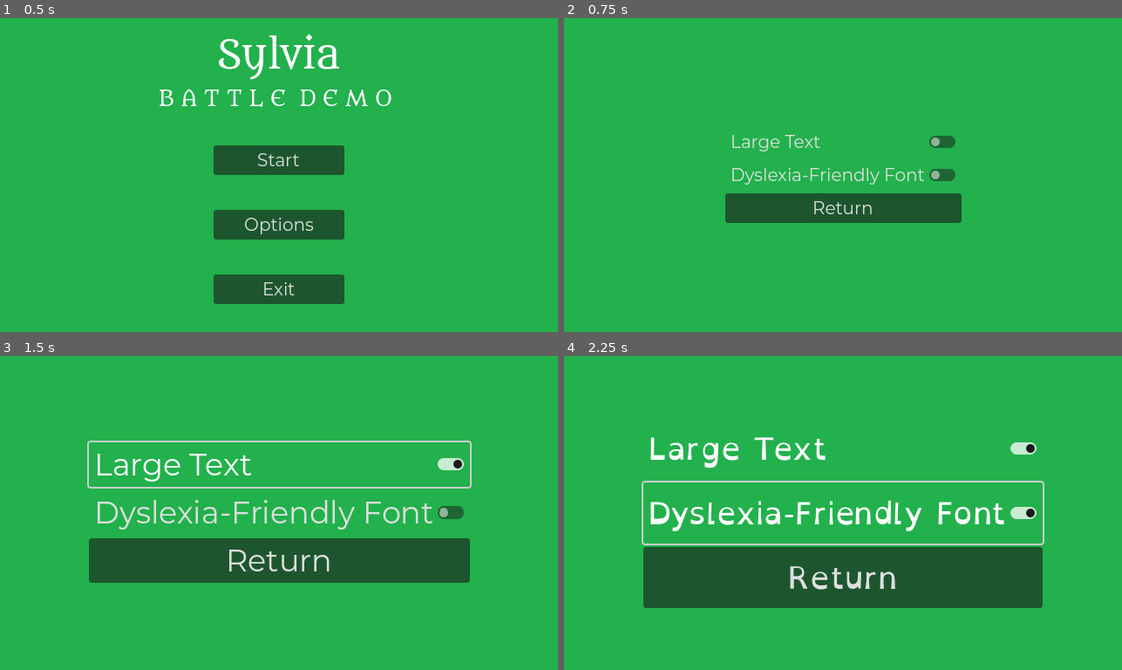
Above: before the commit, frames 1-4 (two rows, left to right).
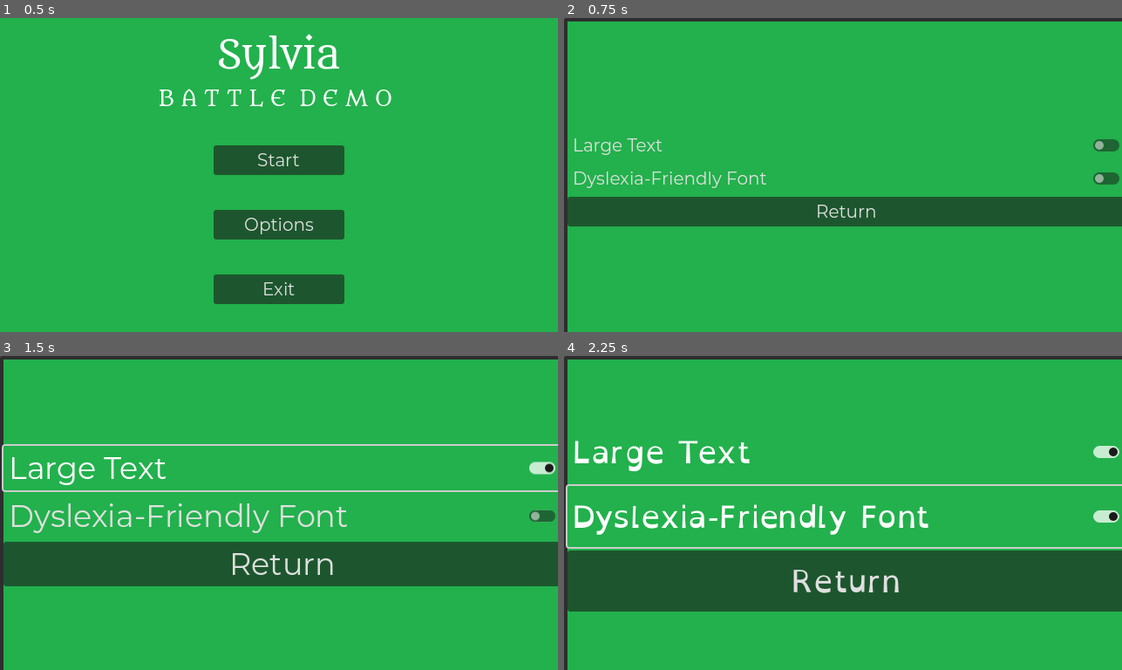
Above: after the commit, the same moments.

Repository: Endermandels/Sylvia
Game: Godot game, scene res://start_menu/start_menu.tscn
Two runs of this game, one before a commit and one after it. Both use one fixed random seed, a clock stepped at 60 frames per second and the inputs below.
Inputs:
- Up to frame 1 (0.5 s): no input
- Up to frame 2 (0.75 s): click "Options" at 0.5 s
- Up to frame 3 (1.5 s): click "Large Text" at 1.25 s
- Up to frame 4 (2.25 s): click "Dyslexia-Friendly Font" at 2 s

Frame 1 is identical in both runs. In frame 2, 10% of the frame differs, in the area x 0-100%, y 0-100%; in frame 3, 14%; in frame 4, 16%.

Commit message:
Refactor options menu to use a popup menu
This commit refactors the options menu to use a popup menu instead of a separate scene. This improves encapsulation and allows the start menu to continue playing uninterrupted when accessing the options menu.

Diff:
--- a/project.godot
+++ b/project.godot
@@ -18,7 +18,6 @@
 [autoload]
 
 Settings="*res://ui_theme/Settings.gd"
-ApplySettings="*res://ui_theme/apply_settings.gd"
 
 [display]
 
--- a/start_menu/OptionsMenu.gd
+++ /dev/null
@@ -1,35 +0,0 @@
-extends Control
-
-#Apply saved settings values
-func _on_ready():
-	theme = load(Settings.theme)
-	set_theme(theme)
-	get_theme().default_font_size = Settings.font_size
-	$MarginContainer/VBoxContainer/dyslexia.set_pressed_no_signal(Settings.dyslexia_toggle)
-	$MarginContainer/VBoxContainer/large_text.set_pressed_no_signal(Settings.large_toggle)
-
-func _on_return_pressed():
-	get_tree().change_scene_to_file('res://start_menu/start_menu.tscn')
-
-func _on_dyslexia_friendly__font_toggled(toggled_on):
-	var theme_path
-	if(toggled_on == true):
-		theme_path = "res://ui_theme/dyslexia.tres"
-		Settings.dyslexia_toggle = true
-	else:
-		theme_path = "res://ui_theme/default.tres"
-		Settings.dyslexia_toggle = false
-	theme = load(theme_path)
-	Settings.theme = theme_path
-	set_theme(theme)
-	get_theme().default_font_size = Settings.font_size
-
-func _on_large_text_toggled(toggled_on):
-	if(toggled_on == true):
-		get_theme().default_font_size = 35
-		Settings.font_size = 35
-		Settings.large_toggle = true
-	else:
-		Settings.font_size = 20
-		get_theme().default_font_size = 20
-		Settings.large_toggle = false
--- a/start_menu/options_menu.tscn
+++ /dev/null
@@ -1,59 +0,0 @@
-[gd_scene load_steps=4 format=3 uid="uid://cki5carrlqcf3"]
-
-[ext_resource type="Script" path="res://start_menu/OptionsMenu.gd" id="1_b4ugi"]
-[ext_resource type="AudioStream" uid="uid://bkxkg2r02rl40" path="res://Music/menu_music.ogg" id="2_xes4o"]
-[ext_resource type="Texture2D" uid="uid://dkushodgai21s" path="res://assets/background.png" id="3_poguh"]
-
-[node name="OptionsMenu" type="Control"]
-layout_mode = 3
-anchors_preset = 15
-anchor_right = 1.0
-anchor_bottom = 1.0
-grow_horizontal = 2
-grow_vertical = 2
-script = ExtResource("1_b4ugi")
-
-[node name="TextureRect" type="TextureRect" parent="."]
-layout_mode = 1
-anchors_preset = 15
-anchor_right = 1.0
-anchor_bottom = 1.0
-grow_horizontal = 2
-grow_vertical = 2
-texture = ExtResource("3_poguh")
-
-[node name="MarginContainer" type="MarginContainer" parent="."]
-layout_mode = 1
-anchors_preset = 13
-anchor_left = 0.5
-anchor_right = 0.5
-anchor_bottom = 1.0
-offset_left = -113.0
-offset_right = 113.0
-grow_horizontal = 2
-grow_vertical = 2
-
-[node name="VBoxContainer" type="VBoxContainer" parent="MarginContainer"]
-layout_mode = 2
-alignment = 1
-
-[node name="large_text" type="CheckButton" parent="MarginContainer/VBoxContainer"]
-layout_mode = 2
-text = "Large Text"
-
-[node name="dyslexia" type="CheckButton" parent="MarginContainer/VBoxContainer"]
-layout_mode = 2
-text = "Dyslexia-Friendly Font"
-
-[node name="return" type="Button" parent="MarginContainer/VBoxContainer"]
-layout_mode = 2
-text = "Return"
-
-[node name="AudioStreamPlayer" type="AudioStreamPlayer" parent="."]
-stream = ExtResource("2_xes4o")
-autoplay = true
-
-[connection signal="ready" from="." to="." method="_on_ready"]
-[connection signal="toggled" from="MarginContainer/VBoxContainer/large_text" to="." method="_on_large_text_toggled"]
-[connection signal="toggled" from="MarginContainer/VBoxContainer/dyslexia" to="." method="_on_dyslexia_friendly__font_toggled"]
-[connection signal="pressed" from="MarginContainer/VBoxContainer/return" to="." method="_on_return_pressed"]
--- a/start_menu/start_menu.gd
+++ b/start_menu/start_menu.gd
@@ -5,6 +5,8 @@
 	theme = load(Settings.theme)
 	set_theme(theme)
 	get_theme().default_font_size = Settings.font_size
+	$Options_Menu/MarginContainer/VBoxContainer/large_text.set_pressed_no_signal(Settings.large_toggle)
+	$Options_Menu/MarginContainer/VBoxContainer/dyslexia.set_pressed_no_signal(Settings.dyslexia_toggle)
 
 func _on_start_pressed():
 	get_tree().change_scene_to_file("res://battle/BattleScene.tscn")
@@ -13,4 +15,32 @@
 	get_tree().quit()
 
 func _on_options_pressed():
-	get_tree().change_scene_to_file('res://start_menu/options_menu.tscn')
+	$Options_Menu.show()
+
+func _on_return_pressed():
+	#apply changes
+	$Options_Menu.hide()
+
+func _on_large_text_toggled(toggled_on):
+	if toggled_on:
+		Settings.large_toggle = true
+		Settings.font_size = 35
+		get_theme().default_font_size = 35
+
+	else:
+		Settings.large_toggle = false
+		Settings.font_size = 20
+		get_theme().default_font_size = 20
+
+func _on_dyslexia_toggled(toggled_on):
+	var theme_path
+	if toggled_on:
+		Settings.dyslexia_toggle = true
+		theme_path = "res://ui_theme/dyslexia.tres"
+	else:
+		Settings.dyslexia_toggle = false
+		theme_path = "res://ui_theme/default.tres"
+	Settings.theme = theme_path
+	theme = load(theme_path)
+	set_theme(theme)
+	get_theme().default_font_size = Settings.font_size
--- a/start_menu/start_menu.tscn
+++ b/start_menu/start_menu.tscn
@@ -108,7 +108,54 @@
 stream = ExtResource("3_g6p36")
 autoplay = true
 
+[node name="Options_Menu" type="PopupPanel" parent="."]
+size = Vector2i(648, 368)
+always_on_top = true
+
+[node name="TextureRect" type="TextureRect" parent="Options_Menu"]
+anchors_preset = 15
+anchor_right = 1.0
+anchor_bottom = 1.0
+offset_left = 4.0
+offset_top = 4.0
+offset_right = -4.0
+offset_bottom = -4.0
+grow_horizontal = 2
+grow_vertical = 2
+texture = ExtResource("1_cgg54")
+
+[node name="MarginContainer" type="MarginContainer" parent="Options_Menu"]
+anchors_preset = 13
+anchor_left = 0.5
+anchor_right = 0.5
+anchor_bottom = 1.0
+offset_left = -320.0
+offset_top = 4.0
+offset_right = 320.0
+offset_bottom = -4.0
+grow_horizontal = 2
+grow_vertical = 2
+
+[node name="VBoxContainer" type="VBoxContainer" parent="Options_Menu/MarginContainer"]
+layout_mode = 2
+alignment = 1
+
+[node name="large_text" type="CheckButton" parent="Options_Menu/MarginContainer/VBoxContainer"]
+layout_mode = 2
+text = "Large Text"
+
+[node name="dyslexia" type="CheckButton" parent="Options_Menu/MarginContainer/VBoxContainer"]
+layout_mode = 2
+text = "Dyslexia-Friendly Font"
+
+[node name="return" type="Button" parent="Options_Menu/MarginContainer/VBoxContainer"]
+layout_mode = 2
+text = "Return"
+
 [connection signal="ready" from="." to="." method="_on_ready"]
 [connection signal="pressed" from="MarginContainer/HBoxContainer/VBoxContainer/Start" to="." method="_on_start_pressed"]
 [connection signal="pressed" from="MarginContainer/HBoxContainer/VBoxContainer/Options" to="." method="_on_options_pressed"]
 [connection signal="pressed" from="MarginContainer/HBoxContainer/VBoxContainer/Exit" to="." method="_on_exit_pressed"]
+[connection signal="toggled" from="Options_Menu/MarginContainer/VBoxContainer/large_text" to="." method="_on_large_text_toggled"]
+[connection signal="toggled" from="Options_Menu/MarginContainer/VBoxContainer/dyslexia" to="." method="_on_dyslexia_toggled"]
+[connection signal="pressed" from="Options_Menu/MarginContainer/VBoxContainer/return" to="." method="_on_return_pressed"]
